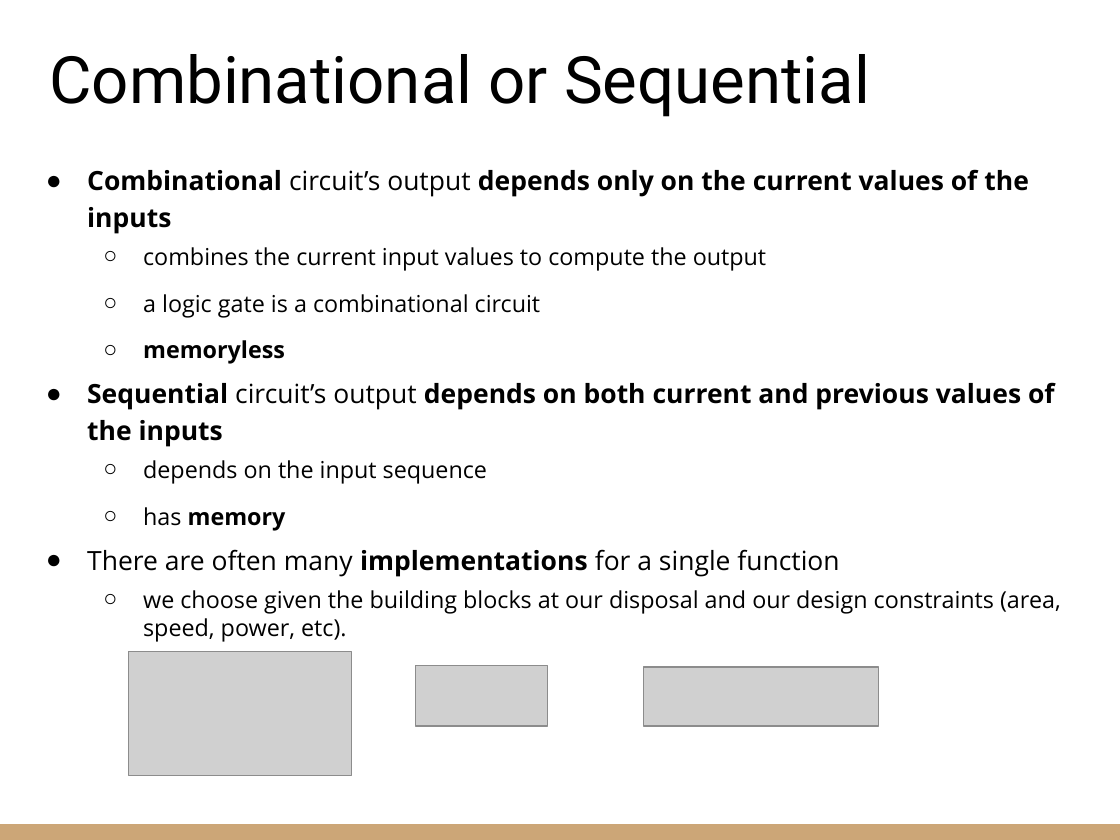
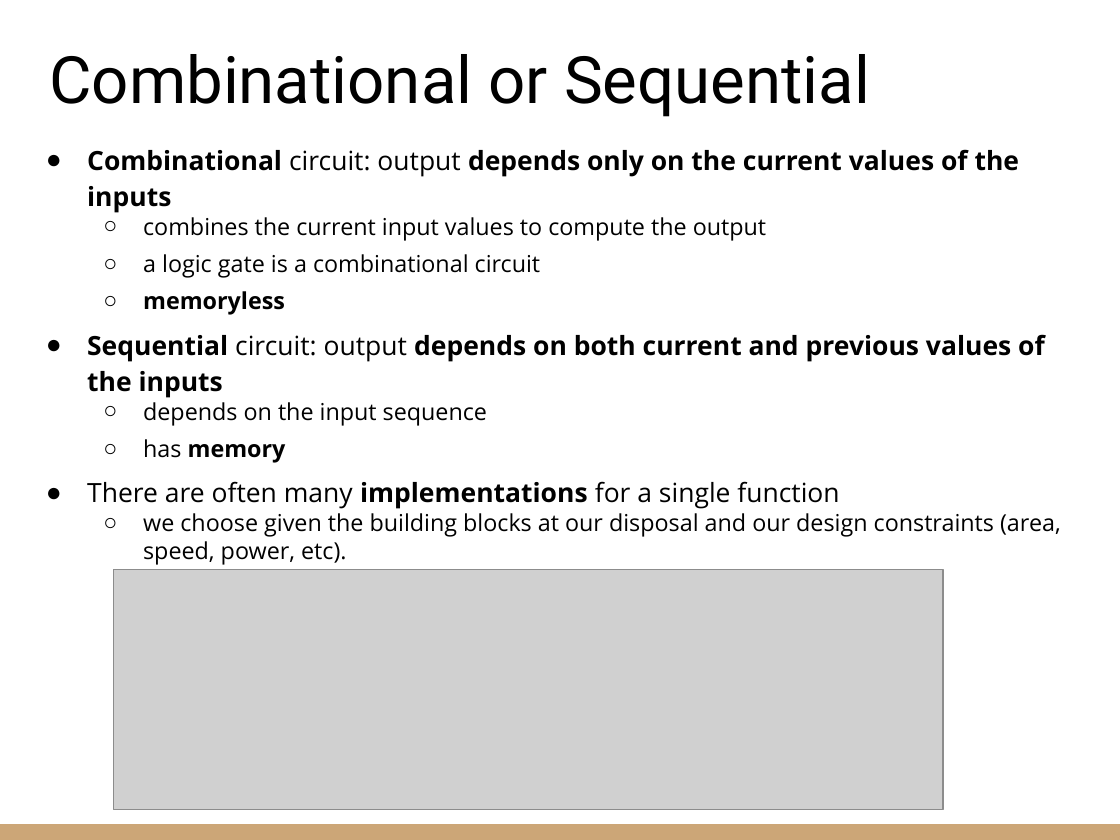
Before and after one commit to riccardoberta/esd, a slide deck: slide 13 of 03 - Logic Gates and Circuits/slides.pptx (slide 12 before the commit). Drawn at 1120x840 pixels with LibreOffice and Linux fonts; fonts in the diff are those of the drawing; grey boxes stand for pictures. Boxes give left, top, right and bottom in pixels: in the first picture for what was removed or moved away, otherwise in the second. Text is boxed around its words. In the diff, an @@ line names an element or a change of style, - is before the commit and + after.

Commit message:
Logic gates and circuits

```diff
--- a/03 - Logic Gates and Circuits/slides.pptx
+++ b/03 - Logic Gates and Circuits/slides.pptx
@@ text "Combinational circuit: output depends only ..." moved from (x1=87, y1=169, x2=1061, y2=642) to (x1=87, y1=149, x2=1061, y2=565) @@
@@ text at (x1=87, y1=149, x2=1020, y2=213): text changed @@
-● Combinational circuit’s output depends only on the current values of the inputs
+● Combinational circuit: output depends only on the current values of the inputs
@@ text at (x1=143, y1=217, x2=1061, y2=565): less space between paragraphs @@
@@ text at (x1=87, y1=334, x2=1045, y2=398): text changed @@
-● Sequential circuit’s output depends on both current and previous values of the inputs
+● Sequential circuit: output depends on both current and previous values of the inputs
@@ picture added at (x1=113, y1=569, x2=943, y2=810) @@
@@ picture removed at (x1=129, y1=652, x2=352, y2=776) @@
@@ picture removed at (x1=416, y1=665, x2=548, y2=726) @@
@@ picture removed at (x1=644, y1=666, x2=879, y2=726) @@
```
Also in this commit, not shown: 10 other slides changed, 3 slides removed, 5 other files.
